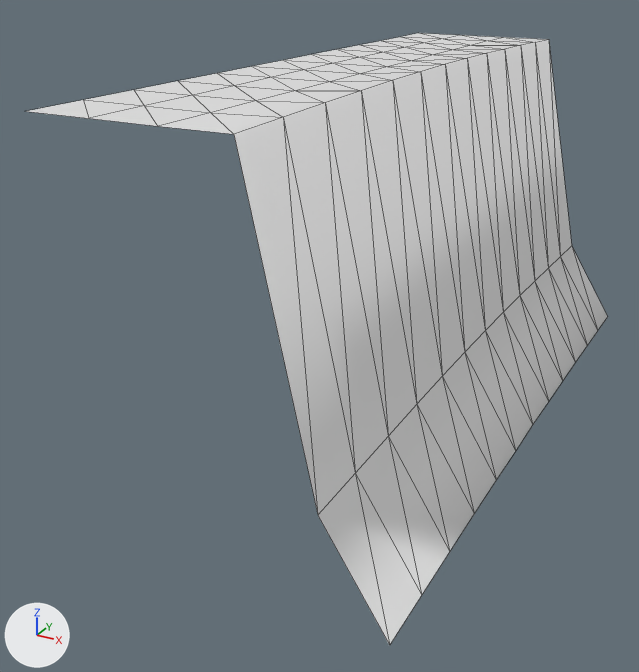
The OBJ model models/areas/gorge/cliff_-1_2.obj: old version first, new version second.
Camera for both pictures: a camera (50 mm lens) standing at (-3.4, -75.5, 15.6) and looking at (-17.1, -50.6, 3.1). Every picture has the same lights, and +X, +Y and +Z are marked at lower left. The older version comes first. Mesh edges are drawn as thin lines. Where no turn or scale is listed for an object, it has been applied to the vertices. Vertices at exactly the same position are counted once.

Script lines for the objects in view, before the commit:
```python
me_cliff__1_2 = bpy.data.meshes.new('cliff_-1_2')
me_cliff__1_2.from_pydata(...)  # 78 vertices, 120 faces; spans x -20.0..-10.0, y -60.0..-36.0, z 0.0..12.2
ob_cliff__1_2 = bpy.data.objects.new('cliff_-1_2', me_cliff__1_2)
ob_cliff__1_2.location = (0.0, 0.0, 0.0)
```
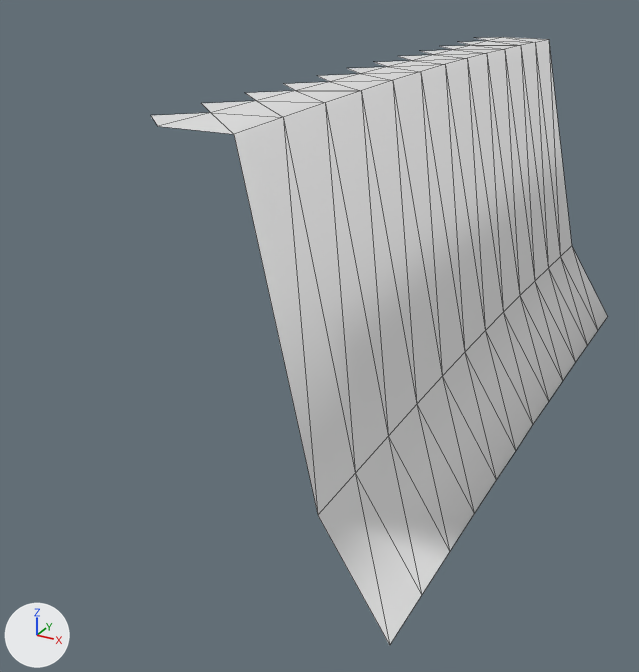
The change, as a list of edits to the scene's bpy script:
```text
Change me_cliff__1_2:
    used by ob_cliff__1_2; location = (0.0, 0.0, 0.0)
    remove me_cliff__1_2.from_pydata(...)  # 78 vertices, 120 faces; spans x -20.0..-10.0, y -60.0..-36.0, z 0.0..12.2
    add me_cliff__1_2.from_pydata(...)  # 64 vertices, 84 faces; spans x -17.0..-10.0, y -60.0..-36.0, z 0.0..12.2
    me_cliff__1_2 part 1
    26 vertices are removed from x -20.0..-18.0, y -60.0..-36.0, z 12.0
    48 faces are deleted
    12 new vertices lie (-1.0, -1.0, 0.0) away from vertices in x -16.0, y -58.0..-36.0, z 12.0
    12 new faces join them
```

Pixel boxes (x1, y1, x2, y2) of what changed, in the pictures (639 x 672 px):
'cliff_-1_2', reshaped (21% narrower)
    before: (26, 33, 608, 645)
    after: (151, 37, 608, 645)
part 1 of me_cliff__1_2, cut back
    before: (26, 33, 502, 126)
    after: (151, 37, 502, 126)
